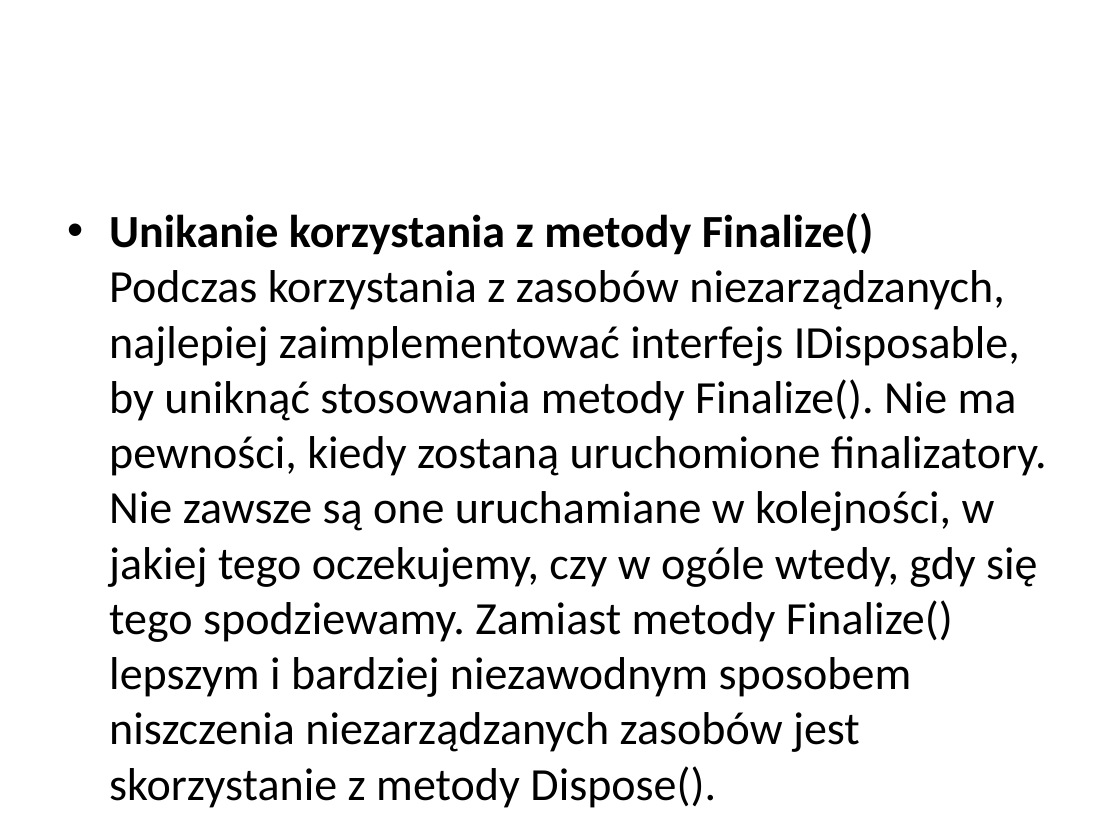
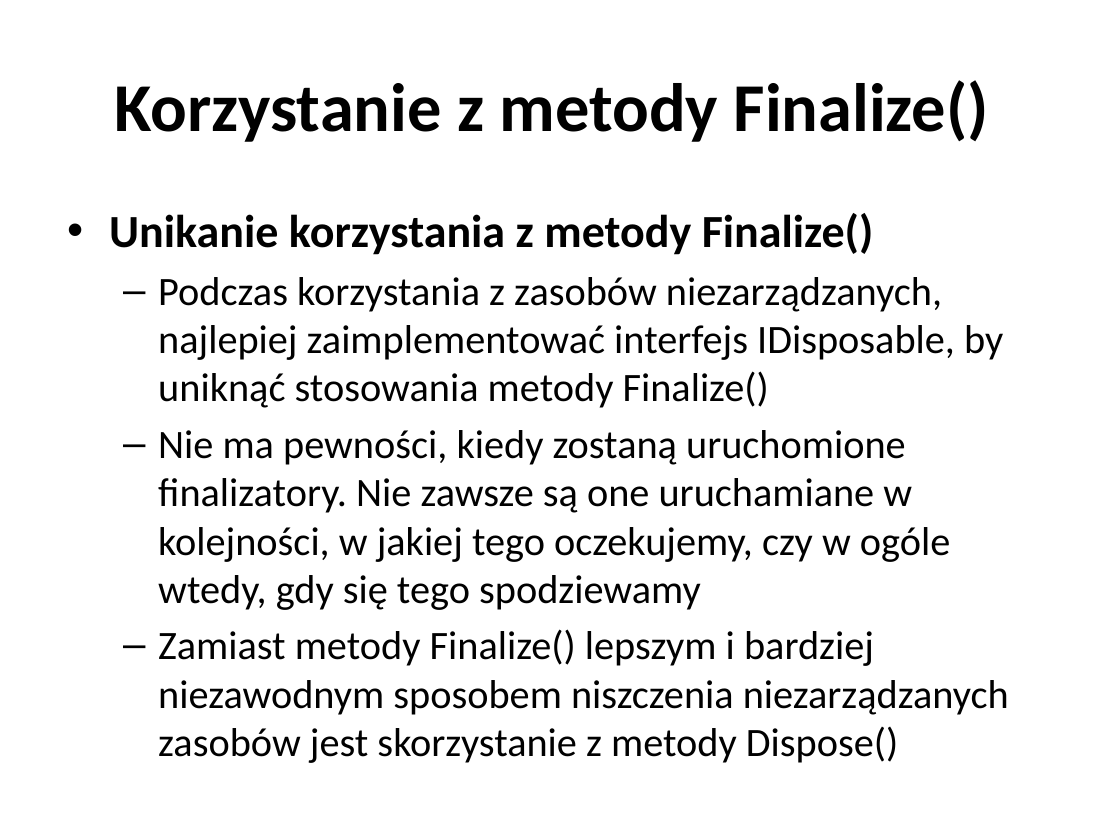
Before and after one commit to vantale/SOLID, a slide deck: slide 69 of CleanCode/Docs/Wprowadzenie do SOLID&CleanCode.pptx (slide 57 before the commit). Drawn at 1120x840 pixels with LibreOffice and Linux fonts; fonts in the diff are those of the drawing. Boxes give left, top, right and bottom in pixels: in the first picture for what was removed or moved away, otherwise in the second. Text is boxed around its words. In the diff, an @@ line names an element or a change of style, - is before the commit and + after.

Commit message:
Improved the presentation

```diff
--- a/CleanCode/Docs/Wprowadzenie do SOLID&CleanCode.pptx
+++ b/CleanCode/Docs/Wprowadzenie do SOLID&CleanCode.pptx
@@ title added at bbox=[114, 80, 989, 142], 44 pt, text #000000, bold @@
+Korzystanie z metody Finalize()
@@ text at bbox=[109, 213, 1009, 763]: text changed; size 29.6 to 25.9 pt @@
-• Unikanie korzystania z metody Finalize()
-  Podczas korzystania z zasobów niezarządzanych, najlepiej zaimplementować interfejs IDisposable, by uniknąć stosowania metody Finalize(). Nie ma pewności, kiedy zostaną uruchomione finalizatory. Nie zawsze są one uruchamiane w kolejności, w jakiej tego oczekujemy, czy w ogóle wtedy, gdy się tego spodziewamy. Zamiast metody Finalize() lepszym i bardziej niezawodnym sposobem niszczenia niezarządzanych zasobów jest skorzystanie z metody Dispose().
+• Unikanie korzystania z metody Finalize()
+  – Podczas korzystania z zasobów niezarządzanych, najlepiej zaimplementować interfejs IDisposable, by uniknąć stosowania metody Finalize()
+  – Nie ma pewności, kiedy zostaną uruchomione finalizatory. Nie zawsze są one uruchamiane w kolejności, w jakiej tego oczekujemy, czy w ogóle wtedy, gdy się tego spodziewamy
+  – Zamiast metody Finalize() lepszym i bardziej niezawodnym sposobem niszczenia niezarządzanych zasobów jest skorzystanie z metody Dispose()
```
Also in this commit, not shown: 49 other slides changed, 15 slides added, 4 slides removed.
